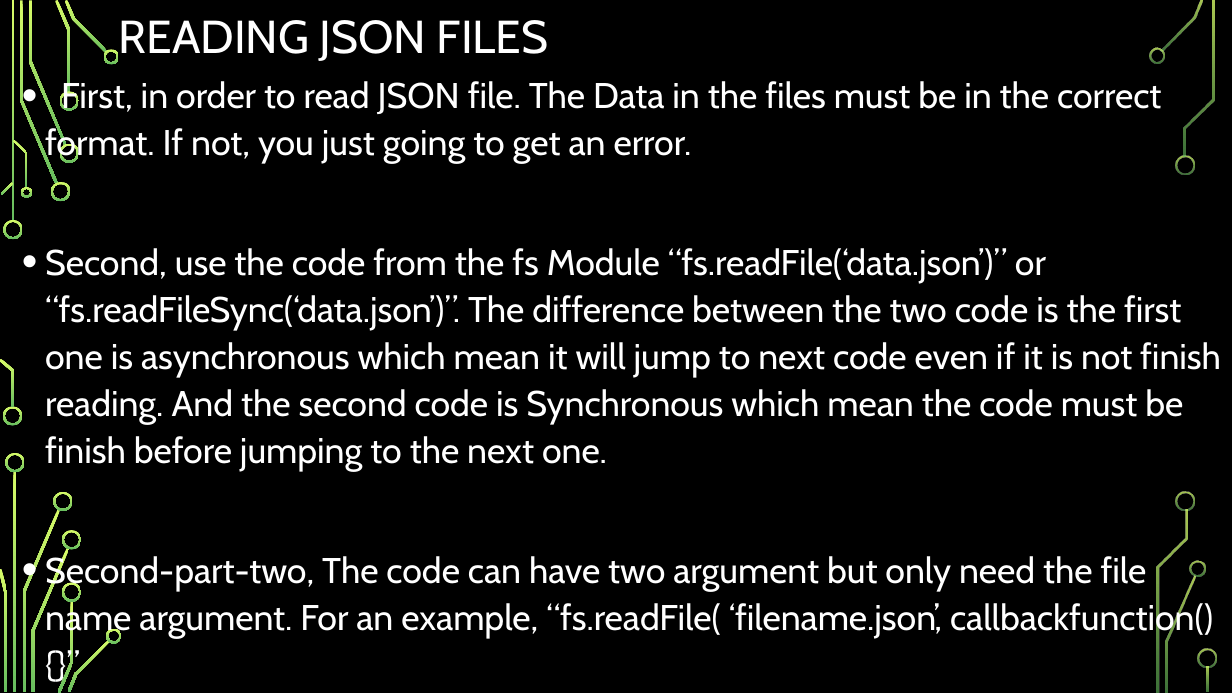
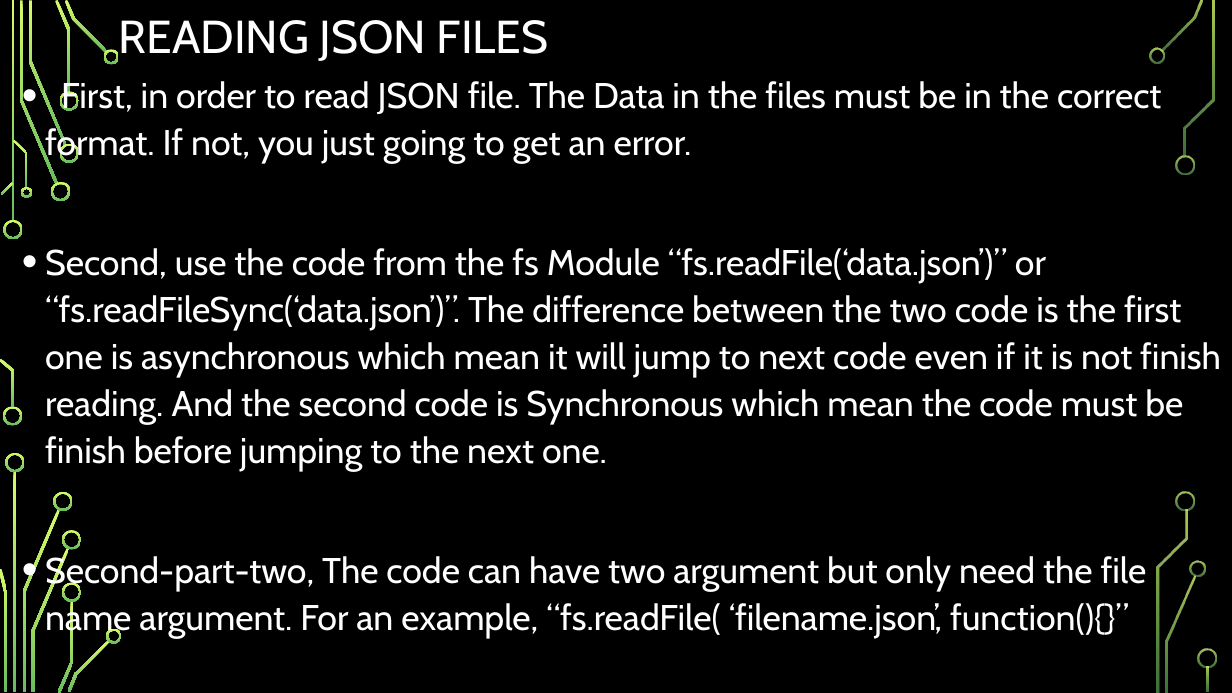
Before and after one commit to csmith1188/docpacs2122, a slide deck: slide 5 of docpac_mar18/JasonLara/WORKING WITH JSON FILES.pptx. Drawn at 1232x693 pixels with LibreOffice and Linux fonts; fonts in the diff are those of the drawing; background and template pictures are left out. Boxes give left, top, right and bottom in pixels: in the first picture for what was removed or moved away, otherwise in the second. Text is boxed around its words. In the diff, an @@ line names an element or a change of style, - is before the commit and + after.

```diff
--- a/docpac_mar18/JasonLara/WORKING WITH JSON FILES.pptx
+++ b/docpac_mar18/JasonLara/WORKING WITH JSON FILES.pptx
@@ text at (45, 553, 1147, 638): text changed @@
-• Second-part-two, The code can have two argument but only need the file name argument. For an example, “fs.readFile( ‘filename.json’, callbackfunction(){}”
+• Second-part-two, The code can have two argument but only need the file name argument. For an example, “fs.readFile( ‘filename.json’, function(){}”
```
Also in this commit, not shown: 2 other slides changed, 1 other file.
